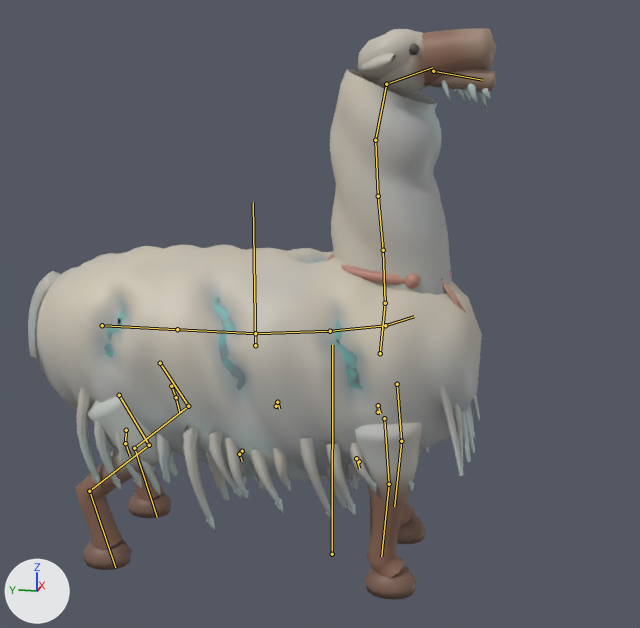
The glTF model assets/creatures/avalanche_ram/avalanche_ram.glb as it was, and as the next commit left it.
Camera for both pictures: a 50 mm lens placed at (-5.44, -1.0, 3.06), pointed at (0.03, 0.09, 1.69). Every picture has the same lights, and +X, +Y and +Z are marked at lower left. The picture after the commit comes second. Both versions are drawn at frame 4 of the action 'hit_b'; the numbers are the values there. The bones that change, and the others that lie on the model, are drawn over the model as lines.

The first picture shows 'avalanche_ram'.
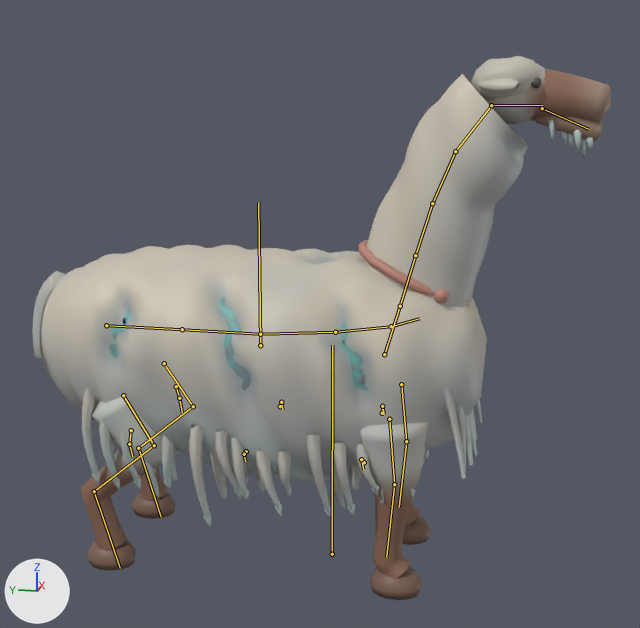
The edits, one by one:
Bone 'body' (bone_body) moves from (0.0, 0.0, -0.215) to (0.0, 0.0, -0.182).
Bone 'spine4' (bone_spine4) turns from (-6, 0, 0) to (-5, 0, 0) degrees about its own x, y and z.
Bone 'neck0' (bone_neck0) turns from (-12, -3, 1) to (-2, 0, 0) degrees about its own x, y and z.
Bone 'neck1' (bone_neck1) turns from (-9, -3, 1) to (-2, 0, 0) degrees about its own x, y and z.
Bone 'neck2' (bone_neck2) turns from (-6, -2, 1) to (-1, 0, 0) degrees about its own x, y and z.
Bone 'neck3' (bone_neck3) turns from (-3, 0, 0) to (-1, 0, 0) degrees about its own x, y and z.
Bone 'head' (bone_head) turns from (10, 0, 0) to (2, 0, 0) degrees about its own x, y and z.
Bone 'jaw' (bone_jaw) turns from (9, 0, 0) to (5, 0, 0) degrees about its own x, y and z.
Bone 'lock0_a' (bone_lock0_a) turns from (-8, -7, 2) to (-6, -4, 0) degrees about its own x, y and z.
Bone 'lock0_b' (bone_lock0_b) turns from (-6, 0, 3) to (-3, 0, 3) degrees about its own x, y and z.
Bone 'lock3_a' (bone_lock3_a) turns from (-8, 6, -2) to (-6, 4, 0) degrees about its own x, y and z.
Bone 'lock3_b' (bone_lock3_b) turns from (-6, 0, -3) to (-3, 0, -3) degrees about its own x, y and z.
Bone 'lock1_a' (bone_lock1_a) turns from (-6, -8, 2) to (-5, -5, 0) degrees about its own x, y and z.
Bone 'lock1_b' (bone_lock1_b) turns from (-6, 0, 3) to (-3, 0, 3) degrees about its own x, y and z.
Bone 'lock4_a' (bone_lock4_a) turns from (-6, 9, -1) to (-5, 5, 0) degrees about its own x, y and z.
Bone 'lock4_b' (bone_lock4_b) turns from (-6, 0, -3) to (-3, 0, -3) degrees about its own x, y and z.
Bone 'lock2_a' (bone_lock2_a) turns from (-9, -4, 2) to (-6, -2, 2) degrees about its own x, y and z.
Bone 'lock2_b' (bone_lock2_b) turns from (-6, 0, 3) to (-3, 0, 3) degrees about its own x, y and z.
Bone 'lock5_a' (bone_lock5_a) turns from (-9, 5, -1) to (-6, 3, -2) degrees about its own x, y and z.
Bone 'lock5_b' (bone_lock5_b) turns from (-6, 0, -3) to (-3, 0, -3) degrees about its own x, y and z.

Where the change shows, as pixel boxes [x1, y1, x2, y2] in the pictures (640 x 628 px):
'avalanche_ram', posed (23% wider)
    before: [28, 28, 497, 600]
    after: [33, 56, 611, 600]
bone 'body', root to tip
    before: (255, 345) to (253, 202)
    after: (260, 345) to (258, 202)
bone 'spine4', root to tip
    before: (385, 325) to (414, 316)
    after: (391, 326) to (419, 318)
bone 'neck0', root to tip
    before: (380, 353) to (385, 303)
    after: (384, 354) to (400, 306)
bone 'neck1', root to tip
    before: (385, 303) to (383, 250)
    after: (400, 306) to (415, 255)
bone 'neck2', root to tip
    before: (383, 250) to (378, 196)
    after: (415, 255) to (432, 203)
bone 'neck3', root to tip
    before: (378, 196) to (375, 140)
    after: (432, 203) to (455, 151)
bone 'head', root to tip
    before: (386, 84) to (432, 67)
    after: (491, 105) to (542, 105)
bone 'jaw', root to tip
    before: (433, 71) to (482, 80)
    after: (542, 108) to (588, 129)
bone 'lock0_a', root to tip
    before: (378, 412) to (378, 405)
    after: (382, 413) to (382, 406)
bone 'lock0_b', root to tip
    before: (378, 405) to (380, 413)
    after: (382, 406) to (384, 414)
bone 'lock3_a', root to tip
    before: (359, 461) to (356, 458)
    after: (364, 462) to (361, 459)
bone 'lock3_b', root to tip
    before: (356, 458) to (359, 468)
    after: (361, 459) to (363, 469)
bone 'lock1_a', root to tip
    before: (276, 406) to (277, 402)
    after: (280, 406) to (281, 402)
bone 'lock1_b', root to tip
    before: (277, 402) to (279, 409)
    after: (281, 402) to (282, 409)
bone 'lock4_a', root to tip
    before: (242, 451) to (239, 454)
    after: (246, 451) to (244, 454)
bone 'lock4_b', root to tip
    before: (239, 454) to (242, 461)
    after: (244, 454) to (245, 461)
bone 'lock2_a', root to tip
    before: (171, 386) to (176, 397)
    after: (176, 386) to (179, 398)
bone 'lock2_b', root to tip
    before: (176, 397) to (179, 412)
    after: (179, 398) to (182, 412)
bone 'lock5_a', root to tip
    before: (126, 430) to (125, 443)
    after: (131, 430) to (129, 444)
bone 'lock5_b', root to tip
    before: (125, 443) to (130, 456)
    after: (129, 444) to (132, 456)
